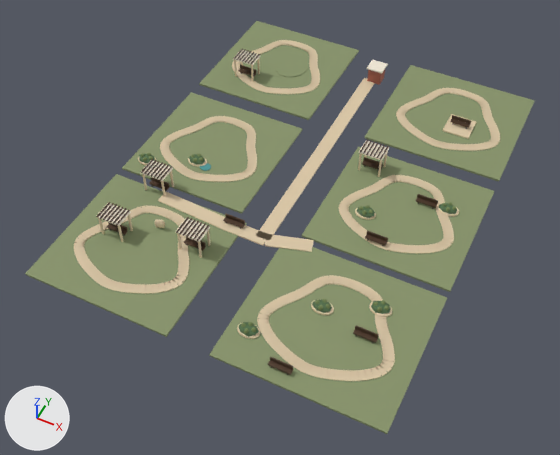
A saved change to the Blender file models/architecture/sky-deck.blend.
One viewpoint serves both versions: a 50 mm camera at (26.5, -82.8, 242.3) aimed at (-0.3, -29.3, 175.4). Arrows for +X, +Y and +Z are at lower left; the lights stay in place. The first picture is the older version.

The older version as bpy lines, for what is in view:
```python
ob_sky_deck_06 = bpy.data.objects.new('sky-deck-06', me_sky_deck_06)
ob_sky_deck_06.parent = ob_sky_deck
ob_sky_deck_06.location = (0.0, 0.0, 0.0)
ob_sky_deck_07 = bpy.data.objects.new('sky-deck-07', me_sky_deck_07)
ob_sky_deck_07.parent = ob_sky_deck
ob_sky_deck_07.location = (0.0, 0.0, 0.0)
ob_sky_deck_08 = bpy.data.objects.new('sky-deck-08', me_sky_deck_08)
ob_sky_deck_08.parent = ob_sky_deck
ob_sky_deck_08.location = (0.0, 0.0, 0.0)
ob_sky_deck_10 = bpy.data.objects.new('sky-deck-10', me_sky_deck_10)
ob_sky_deck_10.parent = ob_sky_deck
ob_sky_deck_10.location = (0.0, 0.0, 0.0)
ob_sky_deck_13 = bpy.data.objects.new('sky-deck-13', me_sky_deck_13)
ob_sky_deck_13.parent = ob_sky_deck
ob_sky_deck_13.location = (0.0, 0.0, 0.0)
ob_sky_deck_15 = bpy.data.objects.new('sky-deck-15', me_sky_deck_15)
ob_sky_deck_15.parent = ob_sky_deck
ob_sky_deck_15.location = (0.0, 0.0, 0.0)
ob_sky_deck_paths_and_slab = bpy.data.objects.new('sky-deck_paths_and_slab', me_sky_deck_paths_and_slab)
ob_sky_deck_paths_and_slab.parent = ob_sky_deck
ob_sky_deck_paths_and_slab.location = (0.0, 0.0, 0.0)
# also in view: 'sky-deck-04' at (-14.2, -32.5, 180.0); 'sky-deck-02' at (-10.3, -39.3, 180.0); 'sky-deck-11' at (6.4, -18.4, 180.0)
```
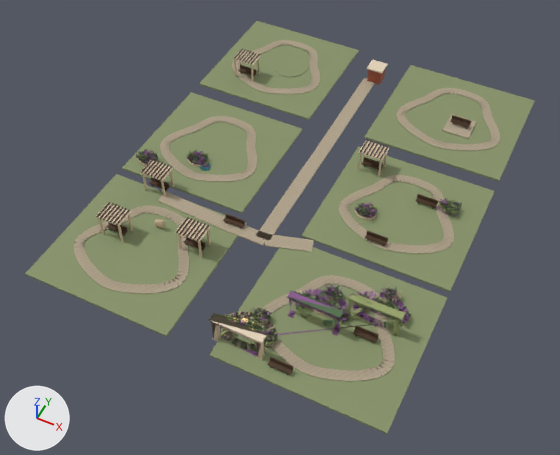
The change, as a list of edits to the scene's bpy script:
```text
Change mat_buff_limestone_paving:
    remove # nodes: BsdfPrincipled, OutputMaterial
    remove # colours: beige #dbc7a6
    nodes: BsdfPrincipled, NormalMap, OutputMaterial, SeparateColor, TexImage x3
    uses the picture img_paving_base_color_png
    uses the picture img_paving_normal_png
    uses the picture img_paving_orm_png
Change me_sky_deck_06:
    used by ob_sky_deck_06; parent = ob_sky_deck; location = (0.0, 0.0, 0.0)
    remove me_sky_deck_06.from_pydata(...)  # 510 vertices, 534 faces; spans x 3.12..16.17, y -46.15..-36.23, z 178.32..179.34
    add me_sky_deck_06.from_pydata(...)  # 40884 vertices, 51969 faces; spans x 1.06..18.14, y -47.83..-34.45, z 178.45..181.75
    me_sky_deck_06 part 1: 452 vertices removed from x 3.12..16.17, y -46.15..-36.23, z 178.32..179.34; 40809 vertices added at x 1.06..18.14, y -47.83..-34.45, z 178.45..181.75
    other edits to the shape of me_sky_deck_06 do not show in these pictures
    add me_sky_deck_06.materials.append(mat_shadowed_colonnade)  # dark grey #494842
    add me_sky_deck_06.materials.append(mat_sunlit_neem)  # green #96a068
    add me_sky_deck_06.materials.append(mat_violet_garden_salvia)  # purple #87568e
    add me_sky_deck_06.materials.append(mat_pale_travertine)  # beige #e3d2b8
    add me_sky_deck_06.materials.append(mat_opal_garden_lantern)  # beige #eac88e, glowing beige #ffc886
    add me_sky_deck_06.materials.append(mat_buff_limestone_paving)
Change me_sky_deck_07:
    used by ob_sky_deck_07; parent = ob_sky_deck; location = (0.0, 0.0, 0.0)
    remove me_sky_deck_07.from_pydata(...)  # 242 vertices, 216 faces; spans x -13.74..-10.55, y -27.68..-25.82, z 178.32..179.34
    add me_sky_deck_07.from_pydata(...)  # 3242 vertices, 4170 faces; spans x -13.89..-10.55, y -27.79..-25.6, z 178.45..179.8
    me_sky_deck_07 part 2: 1 vertex moved within x -12.57, y -26.94, z 179.27; 141 vertices removed from x -13.74..-11.34, y -27.5..-25.82, z 178.32..179.34; 3107 vertices added at x -13.89..-11.21, y -27.79..-25.6, z 178.45..179.8
    other edits to the shape of me_sky_deck_07 do not show in these pictures
    add me_sky_deck_07.materials.append(mat_shadowed_colonnade)  # dark grey #494842
    add me_sky_deck_07.materials.append(mat_sunlit_neem)  # green #96a068
    add me_sky_deck_07.materials.append(mat_violet_garden_salvia)  # purple #87568e
Change me_sky_deck_08:
    used by ob_sky_deck_08; parent = ob_sky_deck; location = (0.0, 0.0, 0.0)
    remove me_sky_deck_08.from_pydata(...)  # 170 vertices, 178 faces; spans x -19.17..-16.77, y -30.04..-28.36, z 178.32..179.34
    add me_sky_deck_08.from_pydata(...)  # 3170 vertices, 4132 faces; spans x -19.32..-16.64, y -30.32..-28.14, z 178.45..179.8
    me_sky_deck_08 part 3: 90 vertices removed from x -19.17..-16.77, y -30.04..-28.36, z 178.32..179.34; 3067 vertices added at x -19.32..-16.64, y -30.32..-28.14, z 178.45..179.8
    other edits to the shape of me_sky_deck_08 do not show in these pictures
    add me_sky_deck_08.materials.append(mat_shadowed_colonnade)  # dark grey #494842
    add me_sky_deck_08.materials.append(mat_sunlit_neem)  # green #96a068
    add me_sky_deck_08.materials.append(mat_violet_garden_salvia)  # purple #87568e
Change me_sky_deck_10:
    used by ob_sky_deck_10; parent = ob_sky_deck; location = (0.0, 0.0, 0.0)
    remove me_sky_deck_10.from_pydata(...)  # 340 vertices, 356 faces; spans x 7.38..17.92, y -26.42..-20.12, z 178.32..179.34
    add me_sky_deck_10.from_pydata(...)  # 6340 vertices, 8264 faces; spans x 7.23..18.04, y -26.7..-19.9, z 178.45..179.8
    me_sky_deck_10 part 4: the loose piece of 34 vertices spanning x 7.57..9.65, y -26.29..-24.84, z 178.32..179.16 is rebuilt with 51 vertices and now spans x 7.94..9.27, y -26.27..-25.26, z 178.65..179.13
    me_sky_deck_10 part 5: 168 vertices removed from x 15.52..17.92, y -21.8..-20.12, z 178.32..179.34; 3168 vertices added at x 15.36..18.04, y -22.09..-19.9, z 178.45..179.8
    me_sky_deck_10 part 6: 56 vertices removed from x 7.38..9.78, y -26.42..-24.74, z 178.45..179.34; 3016 vertices added at x 7.23..9.9, y -26.7..-24.52, z 178.45..179.8
    other edits to the shape of me_sky_deck_10 do not show in these pictures
    add me_sky_deck_10.materials.append(mat_shadowed_colonnade)  # dark grey #494842
    add me_sky_deck_10.materials.append(mat_sunlit_neem)  # green #96a068
    add me_sky_deck_10.materials.append(mat_violet_garden_salvia)  # purple #87568e
```

Where the change shows, as pixel boxes (x1, y1, x2, y2) in the pictures (560 x 455 px):
'sky-deck_paths_and_slab', surface changed: (71, 37, 503, 384) in both
'sky-deck-06', surface changed, reshaped: before (237, 299, 392, 339); after (209, 285, 411, 360)
'sky-deck-10', reshaped (21% taller): before (355, 202, 459, 220); after (355, 198, 462, 220)
'sky-deck-15', surface changed: (442, 114, 476, 139) in both
'sky-deck-07', reshaped (8% wider, 16% taller): before (188, 153, 211, 171); after (186, 150, 211, 171)
'sky-deck-08', reshaped: before (138, 152, 157, 165); after (136, 149, 158, 166)
part 1 of me_sky_deck_06, built on: before (237, 299, 392, 339)
part 2 of me_sky_deck_07, built on: before (188, 153, 207, 167)
part 3 of me_sky_deck_08, built on: before (138, 152, 157, 165)
part 4 of me_sky_deck_10, rebuilt (not visible afterwards): before (357, 206, 375, 218)
part 5 of me_sky_deck_10, reshaped: before (438, 202, 459, 216)
part 6 of me_sky_deck_10, reshaped: before (355, 205, 376, 220)
